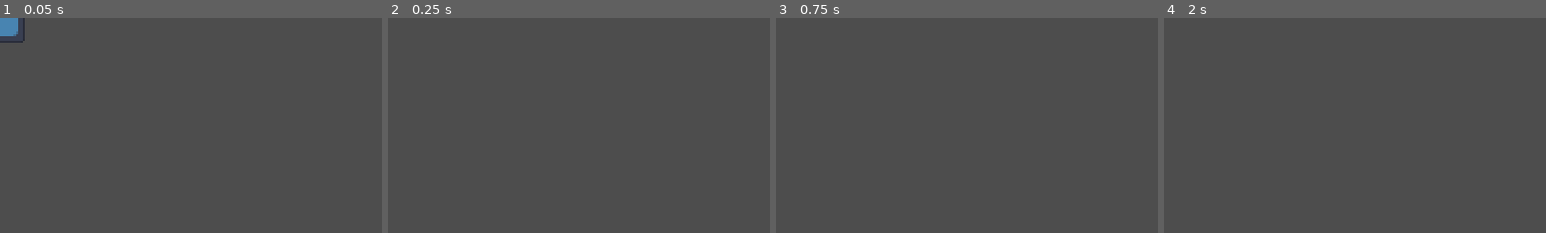
Above: before the commit, frames 1-4 (left to right).
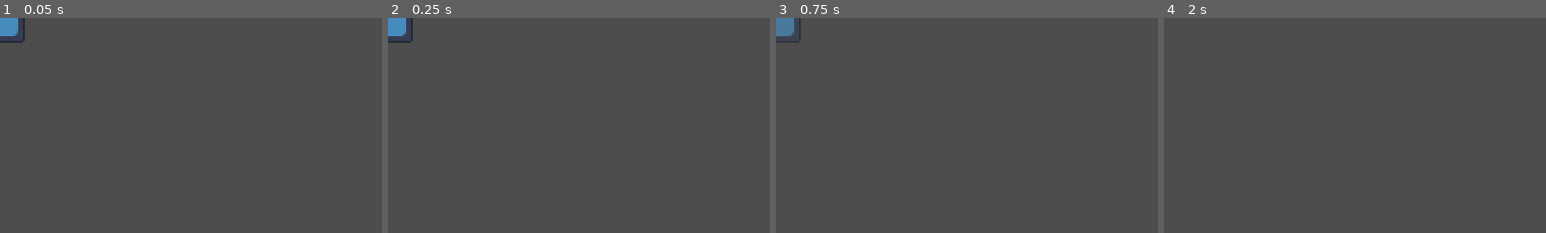
Above: after the commit, the same moments.

Repository: HelloIsReal/keypad-rhythm
Game: Godot game, scene res://scenes/noteVisual.tscn
The game is run twice, just before and just after one commit, with the same random seed, the same clock (stepped at 60 frames per second) and the same inputs. This scene is started directly instead of the project's main scene. The engine's default icon, where the game draws it, is replaced by a stand-in: a white triangle on a blue panel in a dark square.
Inputs (mouse positions are % of the whole screen's width and height, from its top left):
- Up to frame 1 (0.05 s): no input
- Up to frame 2 (0.25 s): no input
- Up to frame 3 (0.75 s): tap Enter at 0.5 s; move the mouse to (72, 45) at 0.52 s; hold Right from 0.53 s (still down); tap Alt at 0.6 s; click (72, 45) at 0.67 s
- Up to frame 4 (2 s): move the mouse to (30, 55) at 1.27 s; release Right at 1.28 s; hold Down from 1.28 s (still down); tap Shift at 1.35 s
The pictures show only the part of the screen within x 0-50%, y 0-50%; the shares and areas given below are measured in that part.

The runs differ from the first frame. In frame 2, 0.5% of the frame differs, in the area x 0-7%, y 0-12%; in frame 3, 0.5%; in frame 4, nothing differs.

Commit message:
The beat system for keeping time works (kinda)
so I think it's a bit scuffed and probably not the right way to time music. But I've found it to sorta work. I'm gonna redo the entire thing 🙏

Diff:
--- a/game.gd
+++ b/game.gd
@@ -4,11 +4,11 @@
 var spawnOffset = Vector2(800,300)
 var songPlaying=true
 
-@export var bpm = 100
+@export var bpm = 138
 @export var songs:Array[Song]
 var songIndex:int = 0
 
-var bpmPerSecond = 60/bpm
+var bpmPerSecond: float = bpm/60
 var currentTime=0
 var currentNote=0
 var measure:=0.0
@@ -31,19 +31,33 @@
 	for i in songIndex:
 		songs[songIndex].notes[1].lane
 	songStart()
+	await get_tree().create_timer(0.4).timeout
+	var running=true
+	while(songPlaying):
+		if(running):
+			running=false
+			await get_tree().create_timer(bpmPerSecond/8).timeout
+			currentTime+=1
+
+			print(currentTime)
+			print(bpmPerSecond)
+			if(currentTime % 5 == 0):
+				print("ping!")
+				$ding.play()
+			running=true
+
 
 func _process(delta: float) -> void:
-	measure = $badApple.get_playback_position() * bpm / 60
+	measure = $badApple.get_playback_position()# * (bpm / 60)
 	songs[songIndex].notes[1].lane
 	#$badApple.get_playback_position()
 
 func songStart():
 	$badApple.play()
+	#tickStart()
 
-func tickStart():
-	while(songPlaying):
-		await get_tree().create_timer(bpmPerSecond).timeout
-		currentTime+=1
+#func tickStart():
+
 
 		#if(currentTime>=notes[currentNote]):
 			#currentNote+=1
@@ -54,3 +68,7 @@
 
 func spawnNote():
 	pass
+
+
+
+#func _on_bpm_timeout():
--- a/scenes/game.tscn
+++ b/scenes/game.tscn
@@ -4,6 +4,7 @@
 [ext_resource type="Script" uid="uid://cxjfr1mx4y7e7" path="res://song.gd" id="2_iywne"]
 [ext_resource type="AudioStream" uid="uid://dh6ppqrdahq3o" path="res://[Alstroemeria Records] Bad Apple!!.mp3" id="2_yqjtg"]
 [ext_resource type="Resource" uid="uid://bgc6lq83kjqx0" path="res://badApple.tres" id="3_p57ef"]
+[ext_resource type="AudioStream" uid="uid://b8uw0hlu0jqfp" path="res://Elevator-ding.wav" id="5_iywne"]
 
 [node name="Game" type="Node2D" unique_id=2145196854]
 script = ExtResource("1_uwrxv")
@@ -12,4 +13,9 @@
 [node name="badApple" type="AudioStreamPlayer2D" parent="." unique_id=2059830167]
 stream = ExtResource("2_yqjtg")
 
+[node name="ding" type="AudioStreamPlayer2D" parent="." unique_id=842248169]
+stream = ExtResource("5_iywne")
+volume_db = 5.0
+pitch_scale = 2.0
+
 [connection signal="finished" from="badApple" to="." method="_on_bad_apple_finished"]
--- a/scenes/note_visual.gd
+++ b/scenes/note_visual.gd
@@ -4,6 +4,6 @@
 # Called every frame. 'delta' is the elapsed time since the previous frame.
 func _process(delta: float) -> void:
 	for i in range(100):
-		await get_tree().create_timer(0.01).timeout
+		await get_tree().create_timer(0.01 * 3000 * delta).timeout # may need to adjust delta stuff later
 		$".".modulate.a -= 0.02
 	queue_free()
